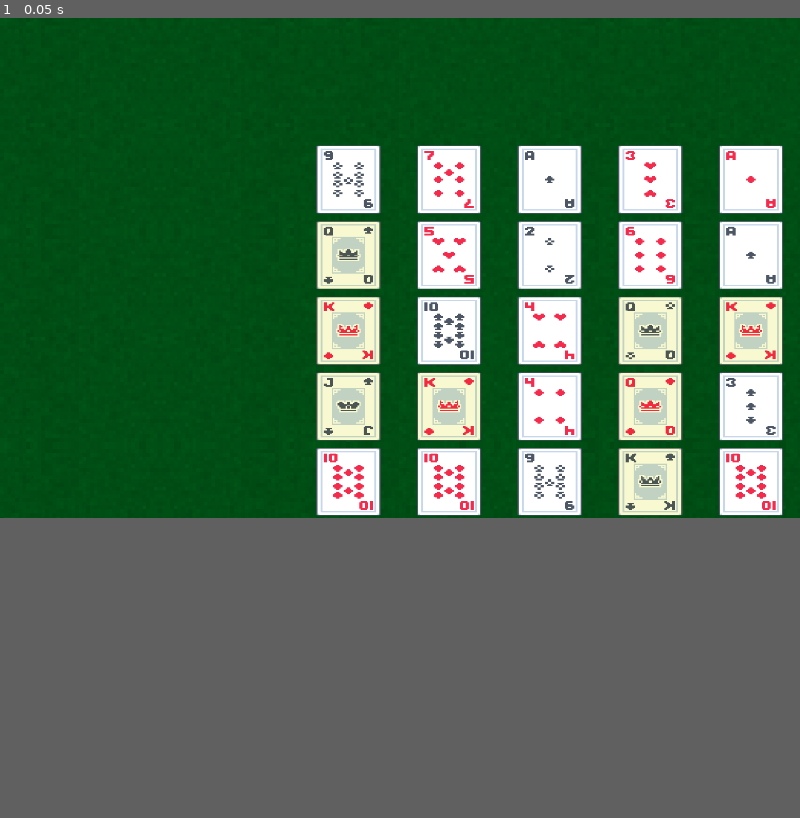
Above: before the commit, frame 1.
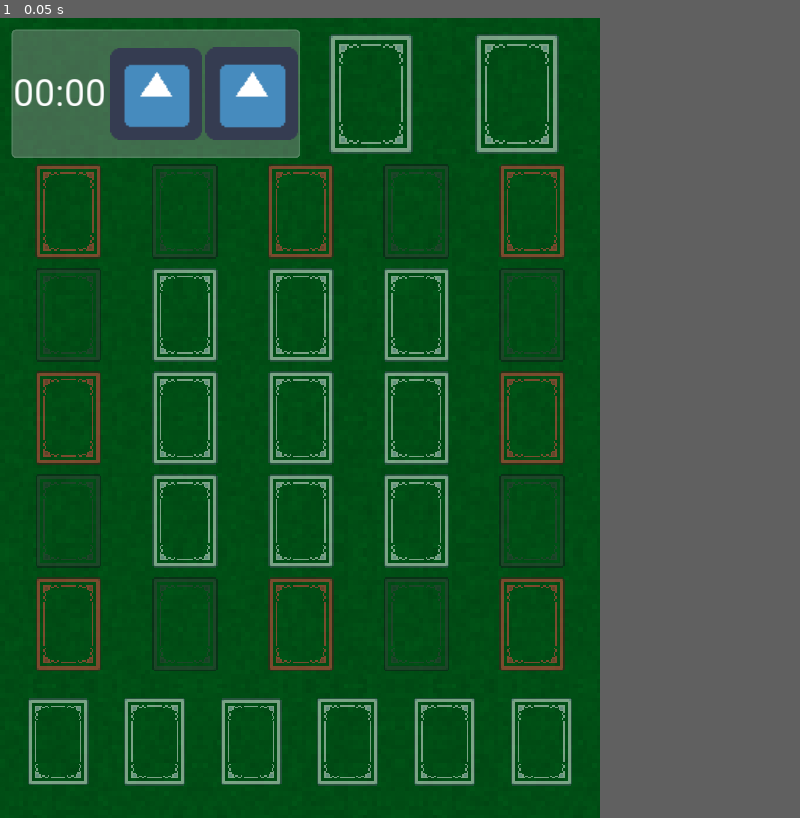
Above: after the commit, the same moment.

Repository: ExplosiveEggshells/godot-gridcannon
Game: Godot game, scene res://scenes/Game.tscn
Same seed, same stepped clock (60 frames per second), same inputs: the game is played once before the commit and once after it. The engine's default icon, where the game draws it, is replaced by a stand-in: a white triangle on a blue panel in a dark square.
Inputs:
- Up to frame 1 (0.05 s): no input
In our replay, the window is 800x500 before the commit and 600x800 after it. These sizes can differ from the game's own. Grey fills any space a smaller window leaves; there, only what the larger window draws over its background counts as a difference.

The runs differ from the first frame. In frame 1, 37% of the frame differs, in the area x 1-100%, y 0-96%.

Commit message:
UI Foundation created

Diff:
--- a/project.godot
+++ b/project.godot
@@ -30,8 +30,13 @@
 
 [display]
 
-window/size/width=1280
-window/size/height=800
+window/size/width=768
+window/size/height=1024
+window/size/test_width=384
+window/size/test_height=512
+window/handheld/orientation="portrait"
+window/stretch/mode="2d"
+window/stretch/aspect="keep_width"
 
 [gui]
 
--- /dev/null
+++ b/resources/Roboto.tres
@@ -0,0 +1,10 @@
+[gd_resource type="DynamicFont" load_steps=2 format=2]
+
+[ext_resource path="res://assets/fonts/Roboto-Regular.ttf" type="DynamicFontData" id=1]
+
+[resource]
+size = 48
+outline_color = Color( 0, 0, 0, 1 )
+use_mipmaps = true
+use_filter = true
+font_data = ExtResource( 1 )
--- /dev/null
+++ b/resources/ThemeDefault.tres
@@ -0,0 +1,16 @@
+[gd_resource type="Theme" load_steps=2 format=2]
+
+[sub_resource type="StyleBoxFlat" id=1]
+bg_color = Color( 0.6, 0.6, 0.6, 0.419608 )
+border_width_left = 2
+border_width_top = 2
+border_width_right = 2
+border_width_bottom = 2
+border_color = Color( 0.8, 0.8, 0.8, 0.4 )
+corner_radius_top_left = 5
+corner_radius_top_right = 5
+corner_radius_bottom_right = 5
+corner_radius_bottom_left = 5
+
+[resource]
+PanelContainer/styles/panel = SubResource( 1 )
--- /dev/null
+++ b/scenes/Deck.tscn
@@ -0,0 +1,14 @@
+[gd_scene load_steps=2 format=2]
+
+[ext_resource path="res://assets/sprites/cards/card_back_frame.png" type="Texture" id=2]
+
+[node name="Deck" type="TextureRect"]
+modulate = Color( 1, 1, 1, 0.482353 )
+margin_right = 64.0
+margin_bottom = 128.0
+rect_min_size = Vector2( 64, 64 )
+size_flags_horizontal = 7
+size_flags_vertical = 7
+texture = ExtResource( 2 )
+expand = true
+stretch_mode = 6
--- a/scenes/Game.tscn
+++ b/scenes/Game.tscn
@@ -1,12 +1,17 @@
-[gd_scene load_steps=4 format=2]
+[gd_scene load_steps=8 format=2]
 
 [ext_resource path="res://assets/sprites/felt_bg.jpg" type="Texture" id=1]
 [ext_resource path="res://scripts/Game.gd" type="Script" id=2]
+[ext_resource path="res://scenes/Deck.tscn" type="PackedScene" id=3]
 [ext_resource path="res://scenes/Card.tscn" type="PackedScene" id=4]
+[ext_resource path="res://resources/Roboto.tres" type="DynamicFont" id=5]
+[ext_resource path="res://resources/ThemeDefault.tres" type="Theme" id=6]
+[ext_resource path="res://icon.png" type="Texture" id=7]
 
 [node name="Game" type="Control"]
 anchor_right = 1.0
 anchor_bottom = 1.0
+theme = ExtResource( 6 )
 script = ExtResource( 2 )
 __meta__ = {
 "_edit_lock_": true
@@ -19,8 +24,8 @@
 
 [node name="Background" type="TextureRect" parent="."]
 modulate = Color( 0, 0.603922, 0.164706, 1 )
-anchor_right = 1.0
-anchor_bottom = 1.0
+margin_right = 768.0
+margin_bottom = 1024.0
 texture = ExtResource( 1 )
 expand = true
 stretch_mode = 2
@@ -29,19 +34,297 @@
 "_edit_lock_": true
 }
 
-[node name="GridContainer" type="GridContainer" parent="."]
-anchor_left = 1.0
-anchor_top = 1.0
+[node name="PaddedMargin" type="MarginContainer" parent="."]
 anchor_right = 1.0
 anchor_bottom = 1.0
-margin_left = -801.0
-margin_top = -600.0
+custom_constants/margin_right = 15
+custom_constants/margin_top = 15
+custom_constants/margin_left = 15
+custom_constants/margin_bottom = 15
+
+[node name="GameSectionVBox" type="VBoxContainer" parent="PaddedMargin"]
+margin_left = 15.0
+margin_top = 15.0
+margin_right = 753.0
+margin_bottom = 1009.0
+
+[node name="TopHBox" type="HBoxContainer" parent="PaddedMargin/GameSectionVBox"]
+margin_right = 738.0
+margin_bottom = 164.0
+size_flags_horizontal = 3
+size_flags_vertical = 3
+custom_constants/separation = 0
+alignment = 1
+
+[node name="UtilityPanel" type="PanelContainer" parent="PaddedMargin/GameSectionVBox/TopHBox"]
+margin_right = 369.0
+margin_bottom = 164.0
+rect_min_size = Vector2( 0, 128 )
+size_flags_horizontal = 3
+size_flags_vertical = 3
+
+[node name="ScoreCardsHBox" type="HBoxContainer" parent="PaddedMargin/GameSectionVBox/TopHBox/UtilityPanel"]
+margin_left = 2.0
+margin_top = 2.0
+margin_right = 367.0
+margin_bottom = 162.0
+size_flags_horizontal = 3
+size_flags_vertical = 3
+
+[node name="Time" type="Label" parent="PaddedMargin/GameSectionVBox/TopHBox/UtilityPanel/ScoreCardsHBox"]
+margin_right = 120.0
+margin_bottom = 160.0
+rect_min_size = Vector2( 60, 0 )
+size_flags_horizontal = 3
+size_flags_vertical = 7
+custom_fonts/font = ExtResource( 5 )
+text = "00:00"
+align = 1
+valign = 1
+
+[node name="TopperButton" type="TextureButton" parent="PaddedMargin/GameSectionVBox/TopHBox/UtilityPanel/ScoreCardsHBox"]
+margin_left = 124.0
+margin_right = 242.0
+margin_bottom = 160.0
+rect_min_size = Vector2( 64, 64 )
+size_flags_horizontal = 7
+size_flags_vertical = 7
+texture_normal = ExtResource( 7 )
+expand = true
+stretch_mode = 5
+
+[node name="TopperButton2" type="TextureButton" parent="PaddedMargin/GameSectionVBox/TopHBox/UtilityPanel/ScoreCardsHBox"]
+margin_left = 246.0
+margin_right = 365.0
+margin_bottom = 160.0
+rect_min_size = Vector2( 64, 64 )
+size_flags_horizontal = 7
+size_flags_vertical = 7
+texture_normal = ExtResource( 7 )
+expand = true
+stretch_mode = 5
+
+[node name="ScoreCardsHBox2" type="HBoxContainer" parent="PaddedMargin/GameSectionVBox/TopHBox"]
+margin_left = 369.0
+margin_right = 738.0
+margin_bottom = 164.0
+size_flags_horizontal = 3
+size_flags_vertical = 3
+
+[node name="Deck" parent="PaddedMargin/GameSectionVBox/TopHBox/ScoreCardsHBox2" instance=ExtResource( 3 )]
+modulate = Color( 1, 1, 1, 0.482353 )
+margin_right = 182.0
+margin_bottom = 164.0
+
+[node name="Deck2" parent="PaddedMargin/GameSectionVBox/TopHBox/ScoreCardsHBox2" instance=ExtResource( 3 )]
+modulate = Color( 1, 1, 1, 0.482353 )
+margin_left = 186.0
+margin_right = 369.0
+margin_bottom = 164.0
+
+[node name="DeckGridContainer" type="GridContainer" parent="PaddedMargin/GameSectionVBox"]
+margin_top = 168.0
+margin_right = 738.0
+margin_bottom = 825.0
+size_flags_horizontal = 3
+size_flags_vertical = 3
+size_flags_stretch_ratio = 4.0
 columns = 5
 
-[node name="HBoxContainer" type="HBoxContainer" parent="."]
-anchor_left = 1.0
-anchor_top = 1.0
-anchor_right = 1.0
-anchor_bottom = 1.0
-margin_left = -801.0
-margin_top = -614.0
+[node name="Deck_1_1" parent="PaddedMargin/GameSectionVBox/DeckGridContainer" instance=ExtResource( 3 )]
+modulate = Color( 1, 0.286275, 0.286275, 0.482353 )
+margin_right = 145.0
+margin_bottom = 129.0
+
+[node name="Deck_1_2" parent="PaddedMargin/GameSectionVBox/DeckGridContainer" instance=ExtResource( 3 )]
+modulate = Color( 0.239216, 0.239216, 0.239216, 0.482353 )
+margin_left = 149.0
+margin_right = 294.0
+margin_bottom = 129.0
+
+[node name="Deck_1_3" parent="PaddedMargin/GameSectionVBox/DeckGridContainer" instance=ExtResource( 3 )]
+modulate = Color( 1, 0.286275, 0.286275, 0.482353 )
+margin_left = 298.0
+margin_right = 442.0
+margin_bottom = 129.0
+
+[node name="Deck_1_4" parent="PaddedMargin/GameSectionVBox/DeckGridContainer" instance=ExtResource( 3 )]
+modulate = Color( 0.239216, 0.239216, 0.239216, 0.482353 )
+margin_left = 446.0
+margin_right = 590.0
+margin_bottom = 129.0
+
+[node name="Deck_1_5" parent="PaddedMargin/GameSectionVBox/DeckGridContainer" instance=ExtResource( 3 )]
+modulate = Color( 1, 0.286275, 0.286275, 0.482353 )
+margin_left = 594.0
+margin_right = 738.0
+margin_bottom = 129.0
+
+[node name="Deck_2_1" parent="PaddedMargin/GameSectionVBox/DeckGridContainer" instance=ExtResource( 3 )]
+modulate = Color( 0.239216, 0.239216, 0.239216, 0.482353 )
+margin_top = 133.0
+margin_right = 145.0
+margin_bottom = 261.0
+
+[node name="Deck_2_2" parent="PaddedMargin/GameSectionVBox/DeckGridContainer" instance=ExtResource( 3 )]
+margin_left = 149.0
+margin_top = 133.0
+margin_right = 294.0
+margin_bottom = 261.0
+
+[node name="Deck_2_3" parent="PaddedMargin/GameSectionVBox/DeckGridContainer" instance=ExtResource( 3 )]
+margin_left = 298.0
+margin_top = 133.0
+margin_right = 442.0
+margin_bottom = 261.0
+
+[node name="Deck_2_4" parent="PaddedMargin/GameSectionVBox/DeckGridContainer" instance=ExtResource( 3 )]
+margin_left = 446.0
+margin_top = 133.0
+margin_right = 590.0
+margin_bottom = 261.0
+
+[node name="Deck_2_5" parent="PaddedMargin/GameSectionVBox/DeckGridContainer" instance=ExtResource( 3 )]
+modulate = Color( 0.239216, 0.239216, 0.239216, 0.482353 )
+margin_left = 594.0
+margin_top = 133.0
+margin_right = 738.0
+margin_bottom = 261.0
+
+[node name="Deck_3_1" parent="PaddedMargin/GameSectionVBox/DeckGridContainer" instance=ExtResource( 3 )]
+modulate = Color( 1, 0.286275, 0.286275, 0.482353 )
+margin_top = 265.0
+margin_right = 145.0
+margin_bottom = 393.0
+
+[node name="Deck12" parent="PaddedMargin/GameSectionVBox/DeckGridContainer" instance=ExtResource( 3 )]
+margin_left = 149.0
+margin_top = 265.0
+margin_right = 294.0
+margin_bottom = 393.0
+
+[node name="Deck13" parent="PaddedMargin/GameSectionVBox/DeckGridContainer" instance=ExtResource( 3 )]
+margin_left = 298.0
+margin_top = 265.0
+margin_right = 442.0
+margin_bottom = 393.0
+
+[node name="Deck14" parent="PaddedMargin/GameSectionVBox/DeckGridContainer" instance=ExtResource( 3 )]
+margin_left = 446.0
+margin_top = 265.0
+margin_right = 590.0
+margin_bottom = 393.0
+
+[node name="Deck15" parent="PaddedMargin/GameSectionVBox/DeckGridContainer" instance=ExtResource( 3 )]
+modulate = Color( 1, 0.286275, 0.286275, 0.482353 )
+margin_left = 594.0
+margin_top = 265.0
+margin_right = 738.0
+margin_bottom = 393.0
+
+[node name="Deck16" parent="PaddedMargin/GameSectionVBox/DeckGridContainer" instance=ExtResource( 3 )]
+modulate = Color( 0.239216, 0.239216, 0.239216, 0.482353 )
+margin_top = 397.0
+margin_right = 145.0
+margin_bottom = 525.0
+
+[node name="Deck17" parent="PaddedMargin/GameSectionVBox/DeckGridContainer" instance=ExtResource( 3 )]
+margin_left = 149.0
+margin_top = 397.0
+margin_right = 294.0
+margin_bottom = 525.0
+
+[node name="Deck18" parent="PaddedMargin/GameSectionVBox/DeckGridContainer" instance=ExtResource( 3 )]
+margin_left = 298.0
+margin_top = 397.0
+margin_right = 442.0
+margin_bottom = 525.0
+
+[node name="Deck19" parent="PaddedMargin/GameSectionVBox/DeckGridContainer" instance=ExtResource( 3 )]
+margin_left = 446.0
+margin_top = 397.0
+margin_right = 590.0
+margin_bottom = 525.0
+
+[node name="Deck20" parent="PaddedMargin/GameSectionVBox/DeckGridContainer" instance=ExtResource( 3 )]
+modulate = Color( 0.239216, 0.239216, 0.239216, 0.482353 )
+margin_left = 594.0
+margin_top = 397.0
+margin_right = 738.0
+margin_bottom = 525.0
+
+[node name="Deck21" parent="PaddedMargin/GameSectionVBox/DeckGridContainer" instance=ExtResource( 3 )]
+modulate = Color( 1, 0.286275, 0.286275, 0.482353 )
+margin_top = 529.0
+margin_right = 145.0
+margin_bottom = 657.0
+
+[node name="Deck22" parent="PaddedMargin/GameSectionVBox/DeckGridContainer" instance=ExtResource( 3 )]
+modulate = Color( 0.239216, 0.239216, 0.239216, 0.482353 )
+margin_left = 149.0
+margin_top = 529.0
+margin_right = 294.0
+margin_bottom = 657.0
+
+[node name="Deck23" parent="PaddedMargin/GameSectionVBox/DeckGridContainer" instance=ExtResource( 3 )]
+modulate = Color( 1, 0.286275, 0.286275, 0.482353 )
+margin_left = 298.0
+margin_top = 529.0
+margin_right = 442.0
+margin_bottom = 657.0
+
+[node name="Deck24" parent="PaddedMargin/GameSectionVBox/DeckGridContainer" instance=ExtResource( 3 )]
+modulate = Color( 0.239216, 0.239216, 0.239216, 0.482353 )
+margin_left = 446.0
+margin_top = 529.0
+margin_right = 590.0
+margin_bottom = 657.0
+
+[node name="Deck25" parent="PaddedMargin/GameSectionVBox/DeckGridContainer" instance=ExtResource( 3 )]
+modulate = Color( 1, 0.286275, 0.286275, 0.482353 )
+margin_left = 594.0
+margin_top = 529.0
+margin_right = 738.0
+margin_bottom = 657.0
+
+[node name="HBoxContainer" type="HBoxContainer" parent="PaddedMargin/GameSectionVBox"]
+margin_top = 829.0
+margin_right = 738.0
+margin_bottom = 994.0
+size_flags_horizontal = 3
+size_flags_vertical = 3
+
+[node name="ScoreCardsHBox" type="HBoxContainer" parent="PaddedMargin/GameSectionVBox/HBoxContainer"]
+margin_right = 738.0
+margin_bottom = 165.0
+size_flags_horizontal = 3
+size_flags_vertical = 3
+
+[node name="Deck" parent="PaddedMargin/GameSectionVBox/HBoxContainer/ScoreCardsHBox" instance=ExtResource( 3 )]
+margin_right = 119.0
+margin_bottom = 165.0
+
+[node name="Deck2" parent="PaddedMargin/GameSectionVBox/HBoxContainer/ScoreCardsHBox" instance=ExtResource( 3 )]
+margin_left = 123.0
+margin_right = 243.0
+margin_bottom = 165.0
+
+[node name="Deck3" parent="PaddedMargin/GameSectionVBox/HBoxContainer/ScoreCardsHBox" instance=ExtResource( 3 )]
+margin_left = 247.0
+margin_right = 366.0
+margin_bottom = 165.0
+
+[node name="Deck4" parent="PaddedMargin/GameSectionVBox/HBoxContainer/ScoreCardsHBox" instance=ExtResource( 3 )]
+margin_left = 370.0
+margin_right = 490.0
+margin_bottom = 165.0
+
+[node name="Deck5" parent="PaddedMargin/GameSectionVBox/HBoxContainer/ScoreCardsHBox" instance=ExtResource( 3 )]
+margin_left = 494.0
+margin_right = 614.0
+margin_bottom = 165.0
+
+[node name="Deck6" parent="PaddedMargin/GameSectionVBox/HBoxContainer/ScoreCardsHBox" instance=ExtResource( 3 )]
+margin_left = 618.0
+margin_right = 738.0
+margin_bottom = 165.0
--- /dev/null
+++ b/scripts/Deck.gd
@@ -0,0 +1,9 @@
+extends MarginContainer
+
+var cards = []
+
+func _ready():
+	pass
+
+func AddCard(var card):
+	cards.push_front(card)
--- a/scripts/Game.gd
+++ b/scripts/Game.gd
@@ -6,9 +6,9 @@
 
 func _ready():
 	rng.randomize()
-	for i in 25:
-		var suit = rng.randi_range(1, 4)
-		var value = rng.randi_range(1, 13)
-		var c = card_scene.instance()
-		c.SetCard(suit, value)
-		$GridContainer.add_child(c)
+#	for i in 25:
+#		var suit = rng.randi_range(1, 4)
+#		var value = rng.randi_range(1, 13)
+#		var c = card_scene.instance()
+#		c.SetCard(suit, value)
+#		$GridContainer.add_child(c)
Binary file added: assets/fonts/Roboto-Regular.ttf
Binary file added: assets/sprites/cards/card_back_frame.png
Not shown, added: assets/sprites/cards/card_back_frame.png.import
